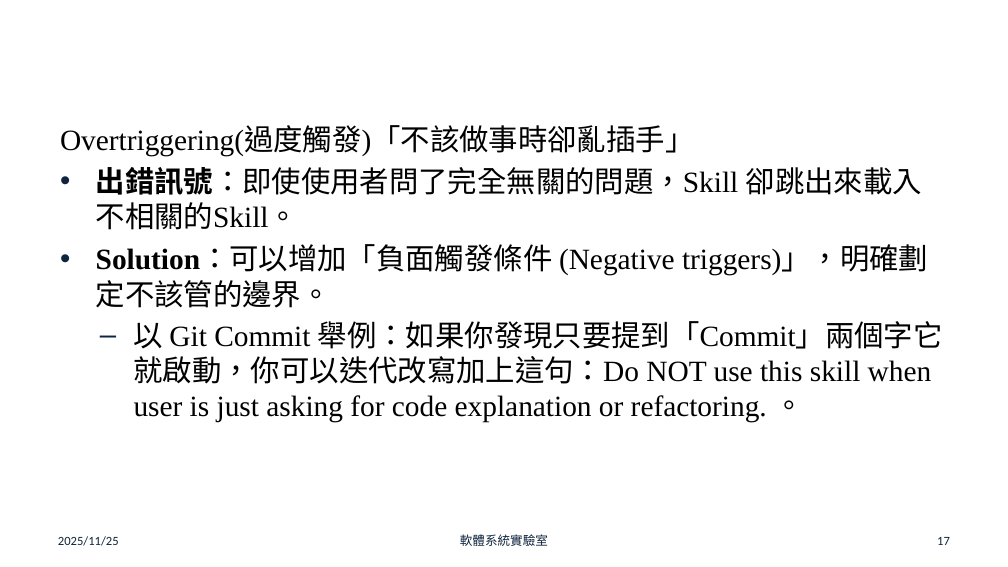
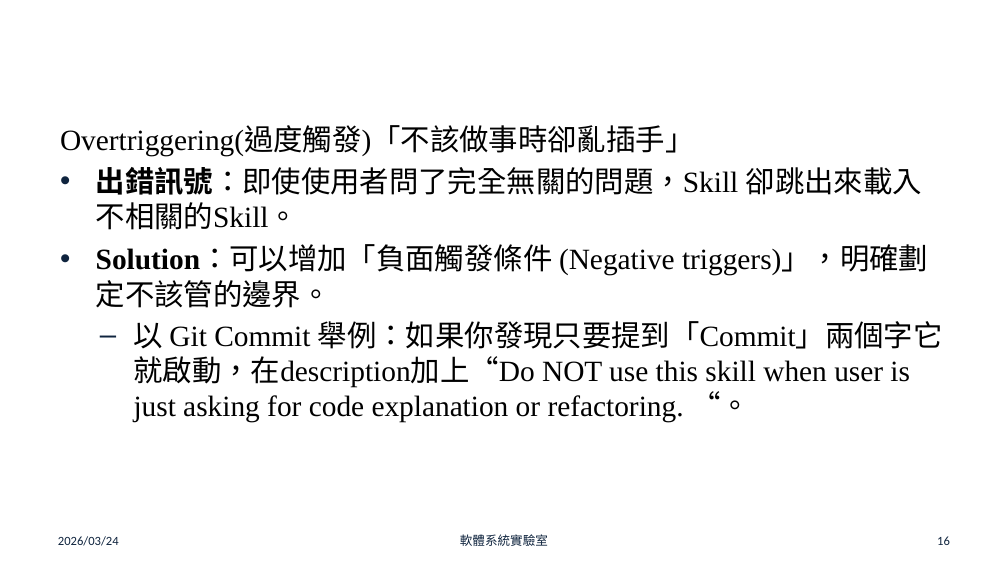
Before and after one commit to chun-wei0413/frank_research, a slide deck: slide 16 of skills/doc/skills-final.pptx (slide 17 before the commit). Drawn at 1008x567 pixels with LibreOffice and Linux fonts; fonts in the diff are those of the drawing; background and template pictures are left out. Boxes give left, top, right and bottom in pixels: in the first picture for what was removed or moved away, otherwise in the second. Text is boxed around its words. In the diff, an @@ line names an element or a change of style, - is before the commit and + after.

Commit message:
Add iteration tree graph in skill-final

```diff
--- a/skills/doc/skills-final.pptx
+++ b/skills/doc/skills-final.pptx
@@ text at <box>134,321,943,423</box>: text changed @@
-  – 以 Git Commit 舉例：如果你發現只要提到「Commit」兩個字它就啟動，你可以迭代改寫加上這句：Do NOT use this skill when user is just asking for code explanation or refactoring. 。
+  – 以 Git Commit 舉例：如果你發現只要提到「Commit」兩個字它就啟動，在description加上“Do NOT use this skill when user is just asking for code explanation or refactoring. “。
@@ text at <box>58,536,119,546</box>: text changed @@
-2025/11/25
+2026/03/24
@@ page number at <box>937,536,950,545</box>: text changed @@
-17
+16
```
Also in this commit, not shown: 18 other slides changed, 1 slide removed.
